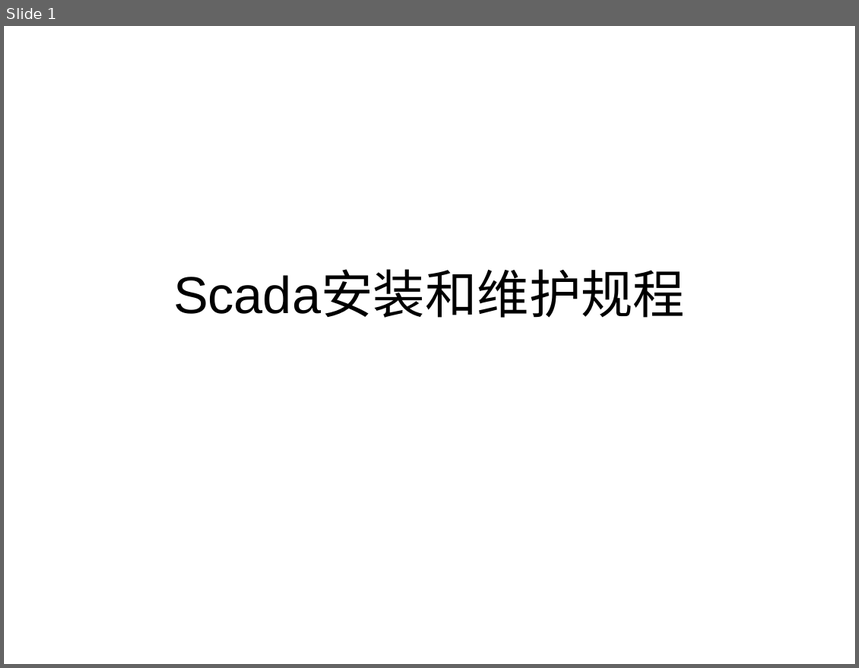
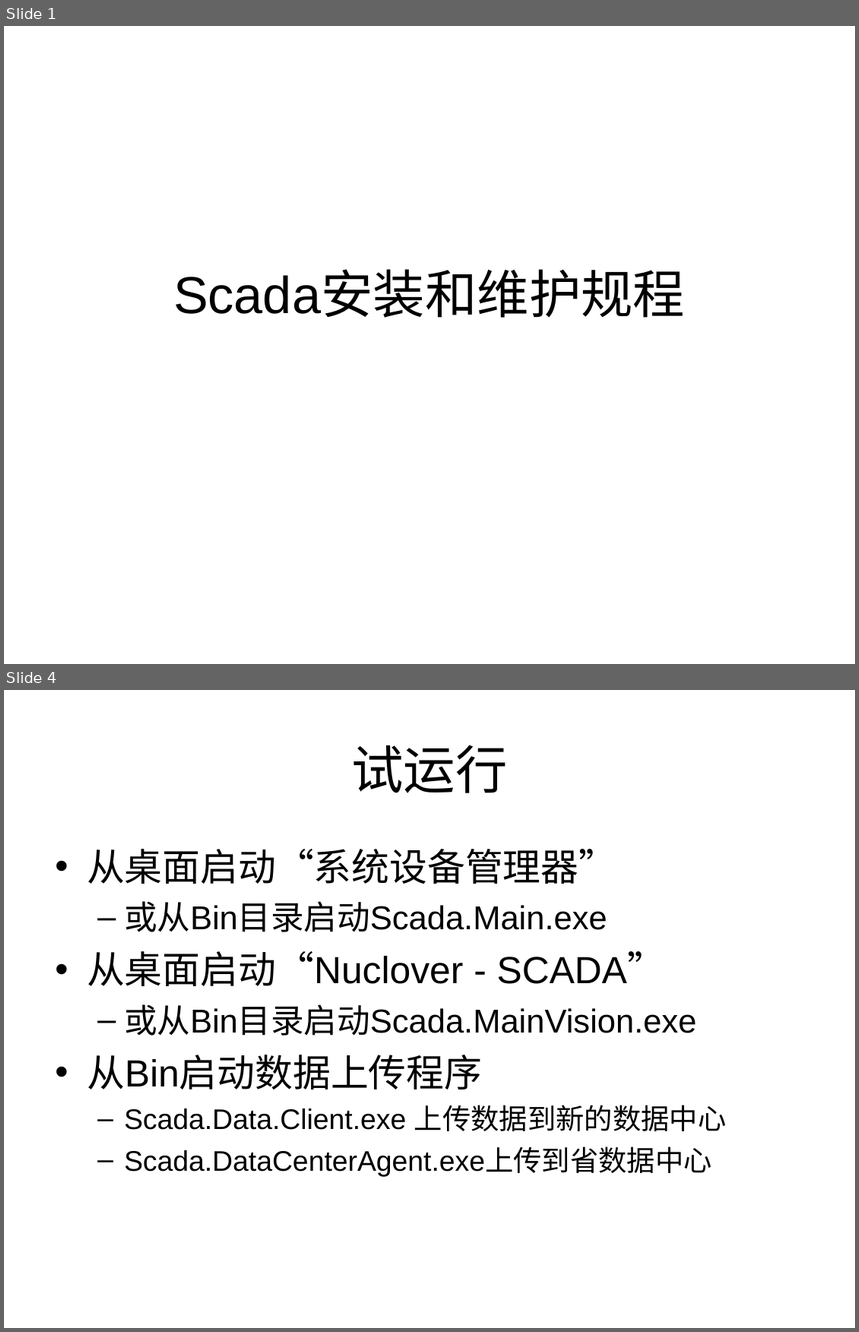
Before and after one commit to mrddos/planisphere, a slide deck: DAQ/Bin/Config/introduction.ppt. Shown one above the other, each under a label of ours: slide 1 before the commit, slides 1 and 4 after it; the slides between them are not shown. The pictures are 859x668 and 859x1332 pixels, drawn with LibreOffice and Linux fonts; fonts in the diff are those of the drawing. Boxes give left, top, right and bottom in pixels: in the first picture for what was removed or moved away, otherwise in the second. Text is boxed around its words. In the diff, an @@ line names an element or a change of style, - is before the commit and + after.

```diff
--- a/DAQ/Bin/Config/introduction.ppt
+++ b/DAQ/Bin/Config/introduction.ppt
@@ slide 4 added at [4, 690, 855, 1328], background #FFFFFF @@
@@ title added at [351, 745, 507, 793], 44 pt, text #000000 @@
+试运行
@@ text added at [87, 849, 727, 1176], 24 pt, text #000000 @@
+• 从桌面启动“系统设备管理器”
+  – 或从Bin目录启动Scada.Main.exe
+• 从桌面启动“Nuclover - SCADA”
+  – 或从Bin目录启动Scada.MainVision.exe
+• 从Bin启动数据上传程序
+  – Scada.Data.Client.exe 上传数据到新的数据中心
+  – Scada.DataCenterAgent.exe上传到省数据中心
```
Also in this commit, not shown: 3 slides changed, 8 other slides added.
